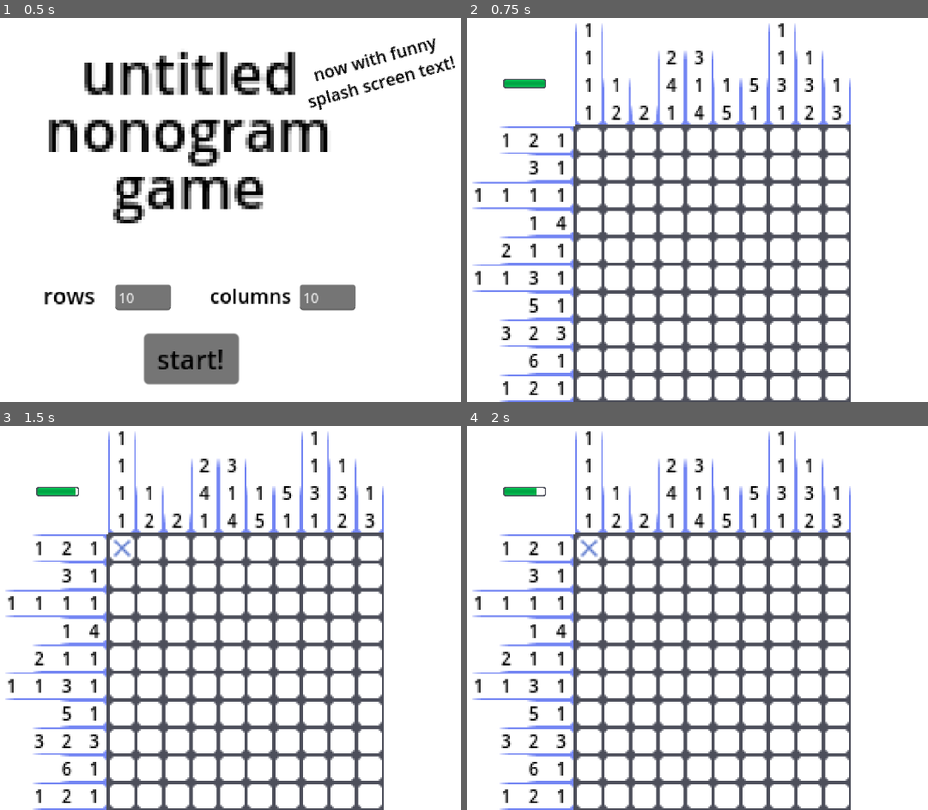
Above: before the commit, frames 1-4 (two rows, left to right).
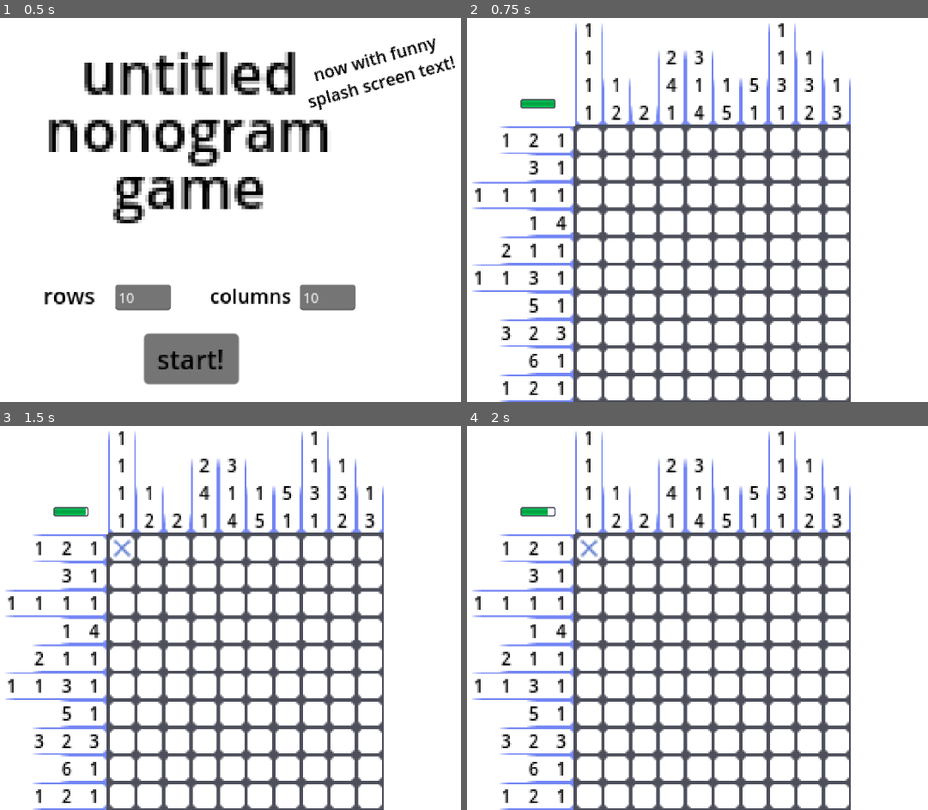
Above: after the commit, the same moments.

Repository: madibye/untitled-nonogram-game
Game: Godot game, scene res://scene/game.tscn
The game is run twice, just before and just after one commit, with the same random seed, the same clock (stepped at 60 frames per second) and the same inputs.
Inputs (mouse positions are in pixels of both pictures, inside the frame that each line leads up to):
- Up to frame 1 (0.5 s): no input
- Up to frame 2 (0.75 s): click "start!" at 0.5 s
- Up to frame 3 (1.5 s): click (119, 548) at 1.25 s
- Up to frame 4 (2 s): no input

Frame 1 is identical in both runs. In frame 2, 0.4% of the frame differs, in the area x 7-20%, y 15-24%; in frame 3, 0.4%; in frame 4, 0.4%.

Commit message:
health bar: fix crash on subsequent games

Diff:
--- a/scene/board.tscn
+++ b/scene/board.tscn
@@ -1,33 +1,10 @@
-[gd_scene load_steps=3 format=3 uid="uid://6op08w2o28vd"]
+[gd_scene load_steps=2 format=3 uid="uid://6op08w2o28vd"]
 
 [ext_resource type="Script" path="res://script/board/board.gd" id="1_8xjcm"]
-[ext_resource type="PackedScene" uid="uid://bbn4dirq8o3ma" path="res://scene/health_bar.tscn" id="2_ecdxh"]
 
 [node name="Board" type="Control"]
 layout_mode = 3
-anchors_preset = 8
-anchor_left = 0.5
-anchor_top = 0.5
-anchor_right = 0.5
-anchor_bottom = 0.5
-grow_horizontal = 2
-grow_vertical = 2
+anchors_preset = 0
 script = ExtResource("1_8xjcm")
 rows = 10
 columns = 10
-
-[node name="HealthBar" parent="." instance=ExtResource("2_ecdxh")]
-z_index = 3
-layout_mode = 1
-anchors_preset = 8
-anchor_left = 0.5
-anchor_top = 0.5
-anchor_right = 0.5
-anchor_bottom = 0.5
-offset_left = -260.0
-offset_top = -219.0
-offset_right = -260.0
-offset_bottom = -219.0
-grow_horizontal = 2
-grow_vertical = 2
-scale = Vector2(1.2222, 0.985327)
--- a/scene/health_bar.tscn
+++ b/scene/health_bar.tscn
@@ -25,26 +25,38 @@
 
 [node name="HealthBar" type="Control"]
 layout_mode = 3
-anchors_preset = 0
-offset_right = 1.0
+anchors_preset = 8
+anchor_left = 0.5
+anchor_top = 0.5
+anchor_right = 0.5
+anchor_bottom = 0.5
+offset_left = -576.0
+offset_top = -324.0
+offset_right = -575.0
+offset_bottom = -324.0
+grow_horizontal = 2
+grow_vertical = 2
 script = ExtResource("1_rpicm")
 
 [node name="HealthBarLeftEdge" type="Sprite2D" parent="."]
+z_index = 2
 position = Vector2(2, 8.00001)
 texture = SubResource("AtlasTexture_abj5n")
 
 [node name="HealthBarRightEdge" type="Sprite2D" parent="."]
+z_index = 2
 position = Vector2(57, 8.00001)
 rotation = -3.14159
 texture = SubResource("AtlasTexture_au5p3")
 
 [node name="HealthBarInner" type="Sprite2D" parent="."]
+z_index = 2
 position = Vector2(29.5, 8.00001)
 scale = Vector2(51, 1)
 texture = SubResource("AtlasTexture_0bi11")
 
 [node name="HealthBarHPValue" type="Sprite2D" parent="."]
-z_index = -1
+z_index = 1
 position = Vector2(2, 1.19209e-07)
 scale = Vector2(55, 1)
 texture = SubResource("AtlasTexture_wmrha")
--- a/script/board/board.gd
+++ b/script/board/board.gd
@@ -5,11 +5,17 @@
 @export var rows: int
 @export var columns: int
 @onready var grid: Grid
-@onready var health_bar: HealthBar = $HealthBar
+@onready var health_bar: HealthBar
+
+static func new_board(rows: int, columns: int) -> Board:
+	var board: Board = Resources.board_scene.instantiate()
+	board.rows = rows
+	board.columns = columns
+	return board
 
 func _ready():
 	grid = Grid.new_grid(self, rows, columns)
-	add_child(grid)
+	health_bar = HealthBar.new_health_bar(self, 5)
 	Signals.size_changed.connect(_on_size_changed)
 	Signals.damage_taken.connect(_on_damage_taken)
 
@@ -22,6 +28,7 @@
 func _on_size_changed(new_size: Vector2):
 	var ratio = new_size / grid.get_rect().size
 	grid.scale = grid.scale * Vector2([ratio.x, ratio.y].min(), [ratio.x, ratio.y].min())
+	health_bar.set_global_position(grid.get_child(grid.columns * (grid.max_cn - 1) + (grid.max_rn - 2)).global_position)
 
 func _on_damage_taken(amt: int):
 	health_bar.update_hp(health_bar.hp - amt)
@@ -30,9 +37,3 @@
 func finish(text):
 	Signals.finished.emit()
 	FinishScreen.new_finish_screen(self, text)
-
-static func new_board(rows: int, columns: int) -> Board:
-	var board: Board = Resources.board_scene.instantiate()
-	board.rows = rows
-	board.columns = columns
-	return board
--- a/script/board/finish.gd
+++ b/script/board/finish.gd
@@ -1,5 +1,12 @@
 class_name FinishScreen
 extends Control
+
+static func new_finish_screen(board: Board, text) -> FinishScreen:
+	var finish = Resources.finish_scene.instantiate() as FinishScreen
+	finish.set_label_text("[center]%s[/center]" % text)
+	board.add_child(finish)
+	finish.fade_in()
+	return finish
 
 func set_label_text(text: String):
 	$PanelContainer/RichTextLabel.text = text
@@ -10,10 +17,3 @@
 
 func fade_in():
 	get_tree().create_tween().tween_property(self, "modulate", Color("ffffffff"), 0.6)
-
-static func new_finish_screen(board: Board, text) -> FinishScreen:
-	var finish = Resources.finish_scene.instantiate() as FinishScreen
-	finish.set_label_text("[center]%s[/center]" % text)
-	board.add_child(finish)
-	finish.fade_in()
-	return finish
--- a/script/board/grid.gd
+++ b/script/board/grid.gd
@@ -10,16 +10,26 @@
 @onready var squares: Array[Square] = []
 @onready var row_numbers = []
 @onready var col_numbers = []
+@onready var max_rn: int
+@onready var max_cn: int
 @onready var rows: int
 @onready var board: Board
 
 var sq_filled: int = 0
 var curr_sq_filled: int = 0
 
+static func new_grid(board: Board, rows: int, columns: int):
+	var grid: Grid = Resources.grid_scene.instantiate()
+	board.add_child(grid)
+	grid.board = board
+	grid.populate_squares(rows, columns)
+	return grid
+
 func _ready():
-	pivot_offset = get_rect().size / 2
 	Signals.finished.connect(_on_finish)
 	Signals.sq_revealed.connect(_on_sq_revealed)
+	await get_tree().process_frame
+	pivot_offset = get_rect().size / 2
 
 func _on_finish() -> void:
 	get_tree().create_tween().tween_property(self, "modulate", Color("ffffff6b"), 0.6) \
@@ -39,10 +49,8 @@
 
 	row_numbers = range(sq_rows).map(generate_row_numbers.bind(RD.ROW))
 	col_numbers = range(sq_cols).map(generate_row_numbers.bind(RD.COLUMN))
-	var max_rn = row_numbers.map(func(rn): return rn.size()).max()
-	var max_cn = col_numbers.map(func(rn): return rn.size()).max()
-	print(max_rn)
-	print(max_cn)
+	max_rn = row_numbers.map(func(rn): return rn.size()).max()
+	max_cn = col_numbers.map(func(rn): return rn.size()).max()
 	rows = sq_rows + max_cn
 	set_columns(columns + max_rn)
 
@@ -101,9 +109,3 @@
 		else:
 			ret_list.append(i)
 	return ret_list
-
-static func new_grid(board: Board, rows: int, columns: int):
-	var grid: Grid = Resources.grid_scene.instantiate()
-	grid.board = board
-	grid.populate_squares(rows, columns)
-	return grid
--- a/script/board/health_bar.gd
+++ b/script/board/health_bar.gd
@@ -3,17 +3,27 @@
 
 @export var max_hp: int = 5
 @export var hp: int = 5
-@onready var hp_value_100_scale: float
+@onready var hpvfs: float
+@onready var hp_value: Sprite2D = $HealthBarHPValue
+
+static func new_health_bar(board: Board, max_hp: int):
+	var health_bar: HealthBar = Resources.health_bar_scene.instantiate() as HealthBar
+	health_bar.max_hp = max_hp
+	health_bar.hp = max_hp
+	board.add_child(health_bar)
+	return health_bar
 
 func _ready():
-	hp_value_100_scale = $HealthBarHPValue.scale.x
+	hpvfs = hp_value.scale.x
 	Signals.finished.connect(_on_finish)
+
+func get_hp_ratio() -> float:
+	return float(hp)/float(max_hp)
 
 func update_hp(new_hp: int) -> void:
 	hp = new_hp
 	get_tree().create_tween().tween_property(
-		$HealthBarHPValue, "scale", Vector2(hp_value_100_scale * (float(hp)/float(max_hp)), 1), 0.6
-	).set_ease(Tween.EASE_IN_OUT).set_trans(Tween.TRANS_QUAD)
+		hp_value, "scale:x", hpvfs * get_hp_ratio(), 0.6).set_ease(Tween.EASE_IN_OUT).set_trans(Tween.TRANS_QUAD)
 
 func _on_finish() -> void:
 	get_tree().create_tween().tween_property(self, "modulate", Color("ffffff6b"), 0.6) \
--- a/script/board/square.gd
+++ b/script/board/square.gd
@@ -9,6 +9,11 @@
 @onready var revealed = false
 @onready var sq_state = SS.NORMAL
 var clickable = true
+
+static func new_square(pos: Vector2) -> Square:
+	var sq = Resources.sq_scene.instantiate() as Square
+	sq.pos = pos
+	return sq
 
 func _init():
 	texture_normal = Resources.sq_tex.duplicate() as SquareTexture
@@ -39,8 +44,3 @@
 func set_sq_state(state: SS):
 	sq_state = state
 	texture_normal.update_texture_region(sq_state)
-
-static func new_square(pos: Vector2) -> Square:
-	var sq = Resources.sq_scene.instantiate() as Square
-	sq.pos = pos
-	return sq
--- a/script/board/vo_square.gd
+++ b/script/board/vo_square.gd
@@ -5,16 +5,16 @@
 var pos: Vector2
 var sq_state = SS.NORMAL
 
+static func new_vo_square(pos: Vector2, sq_state: SS = SS.BLANK, label_text: String = ""):
+	var sq = Resources.vo_sq_scene.instantiate() as VOSquare
+	sq.set_sq_state(sq_state)
+	sq.pos = pos
+	sq.set_label_text(label_text)
+	return sq
+
 func set_sq_state(state: SS):
 	sq_state = state
 	texture.update_texture_region(sq_state)
 
 func set_label_text(text: String):
 	$NumLabel.text = "[center][color=#000000]%s[/color][/center]" % text
-
-static func new_vo_square(pos: Vector2, sq_state: SS = SS.BLANK, label_text: String = ""):
-	var sq = Resources.vo_sq_scene.instantiate() as VOSquare
-	sq.set_sq_state(sq_state)
-	sq.pos = pos
-	sq.set_label_text(label_text)
-	return sq
--- a/script/game.gd
+++ b/script/game.gd
@@ -9,5 +9,9 @@
 
 func change_scene(scene):
 	if current_scene: remove_child(current_scene)
+
+	for tween in get_tree().get_processed_tweens():
+		tween.kill()
+
 	current_scene = scene
 	add_child(current_scene)
--- a/script/global/resources.gd
+++ b/script/global/resources.gd
@@ -7,3 +7,4 @@
 var grid_scene: PackedScene = preload("res://scene/grid.tscn")
 var title_scene: PackedScene = preload("res://scene/title.tscn")
 var finish_scene: PackedScene = preload("res://scene/finish.tscn")
+var health_bar_scene: PackedScene = preload("res://scene/health_bar.tscn")
Not shown, changed: export_presets.cfg
Not shown, changed: untitled-nonogram-game.exe
